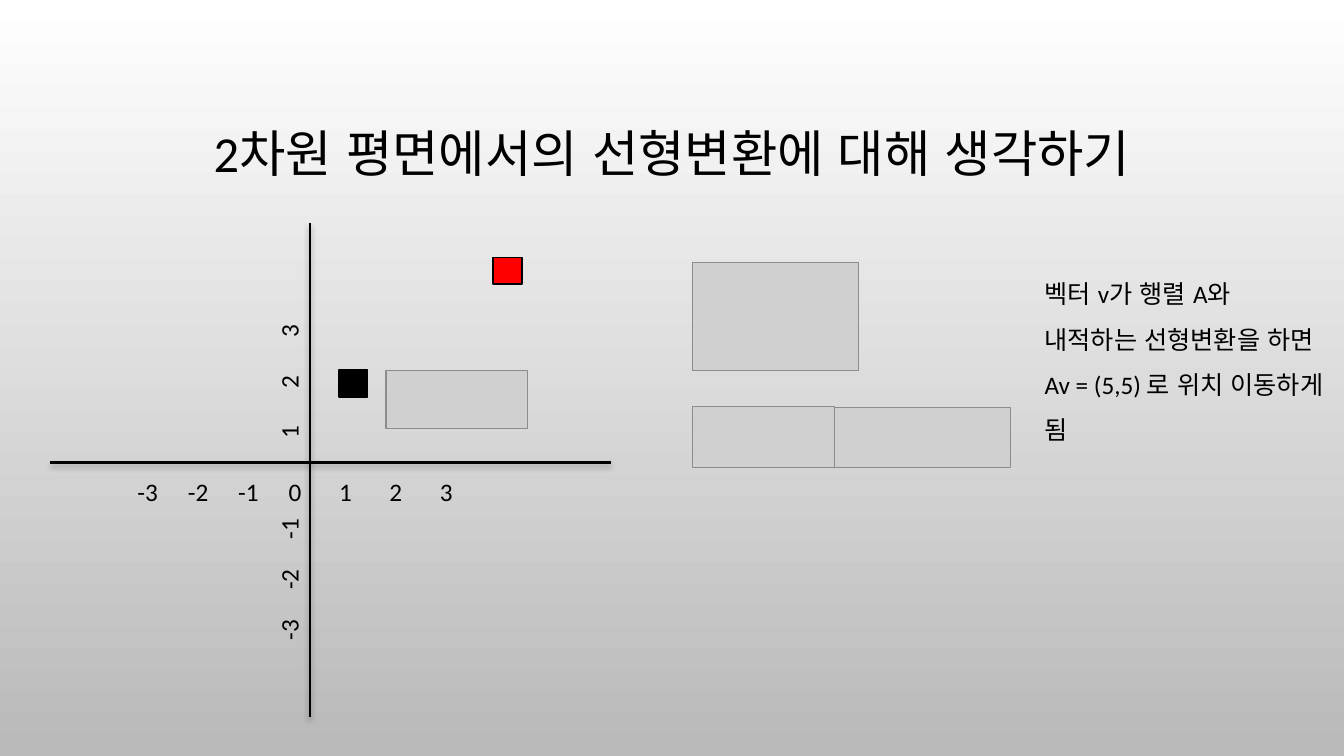
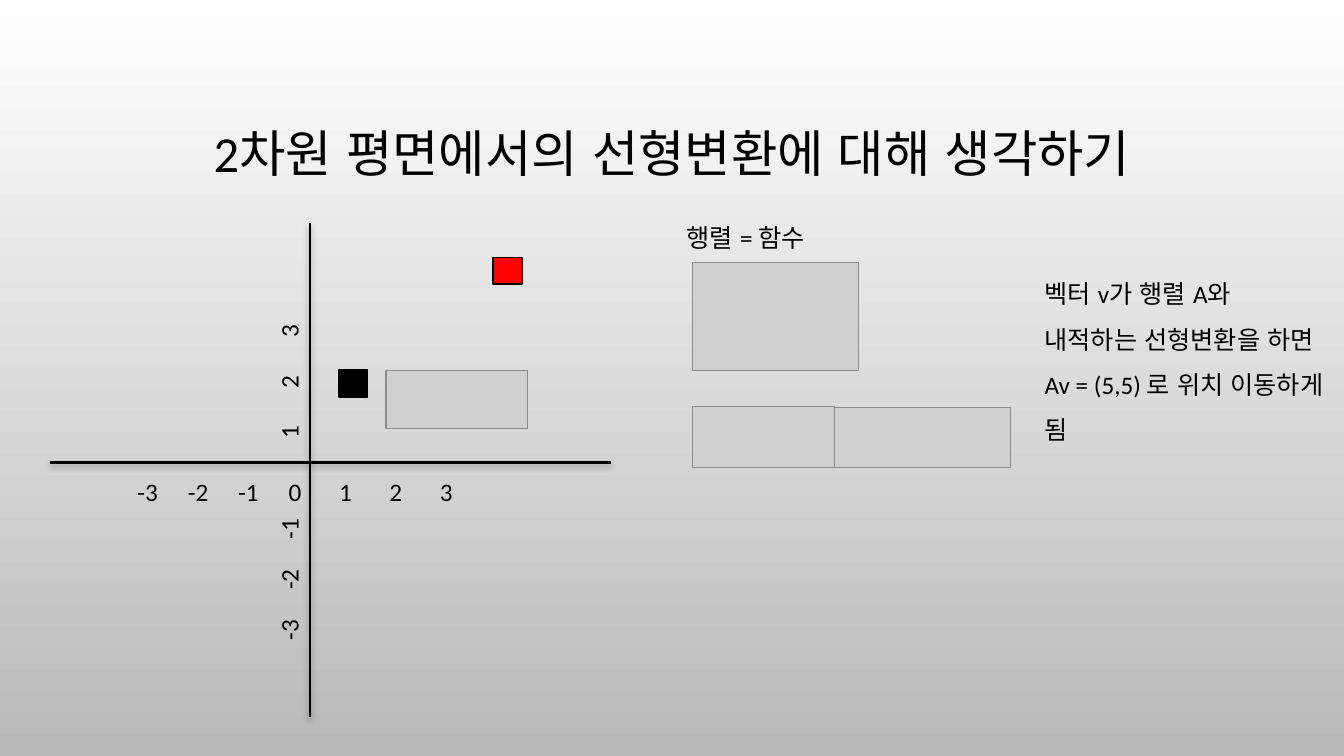
Before and after one commit to ancestor9/mathematics-for-machine-learning, a slide deck: slide 13 of 6_Matrix_vectors.pptx (slide 8 before the commit). Drawn at 1344x756 pixels with LibreOffice and Linux fonts; fonts in the diff are those of the drawing; grey boxes stand for pictures; background and template pictures are left out. Boxes give left, top, right and bottom in pixels: in the first picture for what was removed or moved away, otherwise in the second. Text is boxed around its words. In the diff, an @@ line names an element or a change of style, - is before the commit and + after.

```diff
--- a/6_Matrix_vectors.pptx
+++ b/6_Matrix_vectors.pptx
@@ text added at <box>687,226,804,249</box>, 18 pt, text #000000 @@
+행렬 = 함수
```
Also in this commit, not shown: 2 other slides changed, 5 slides added.
